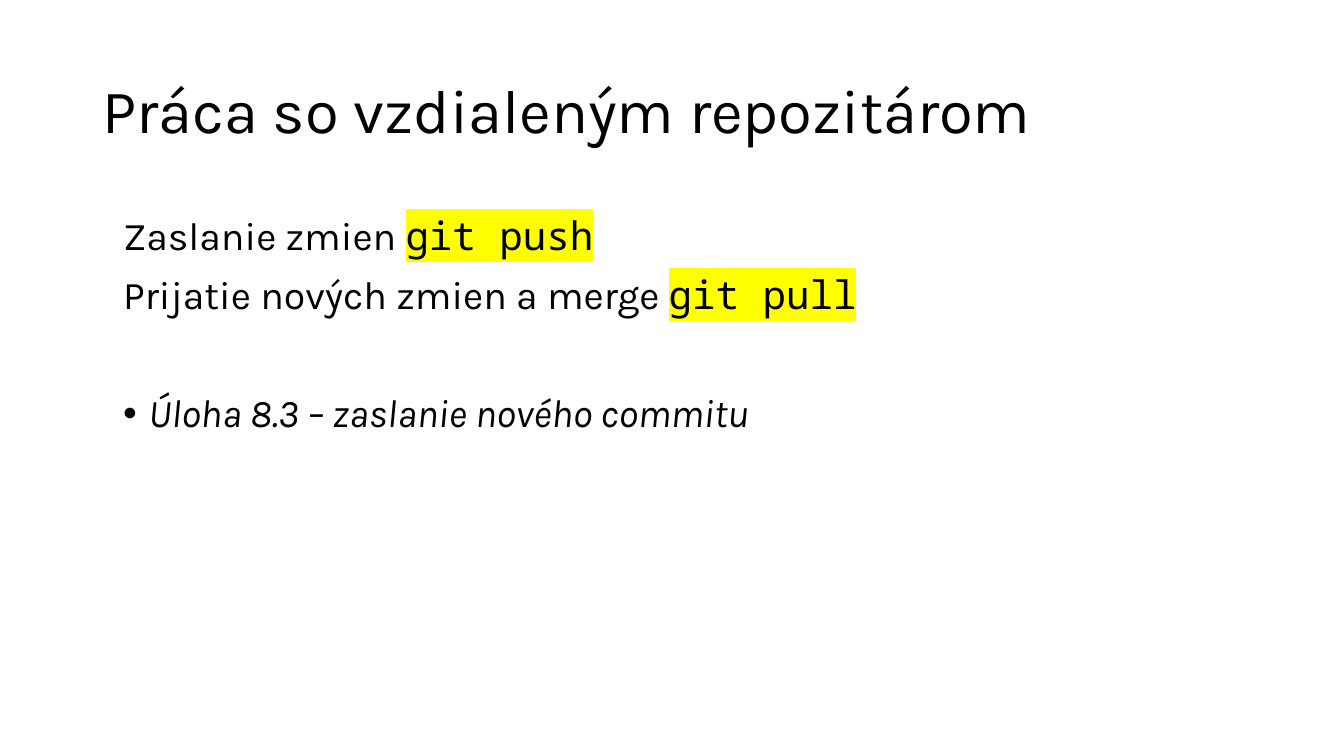
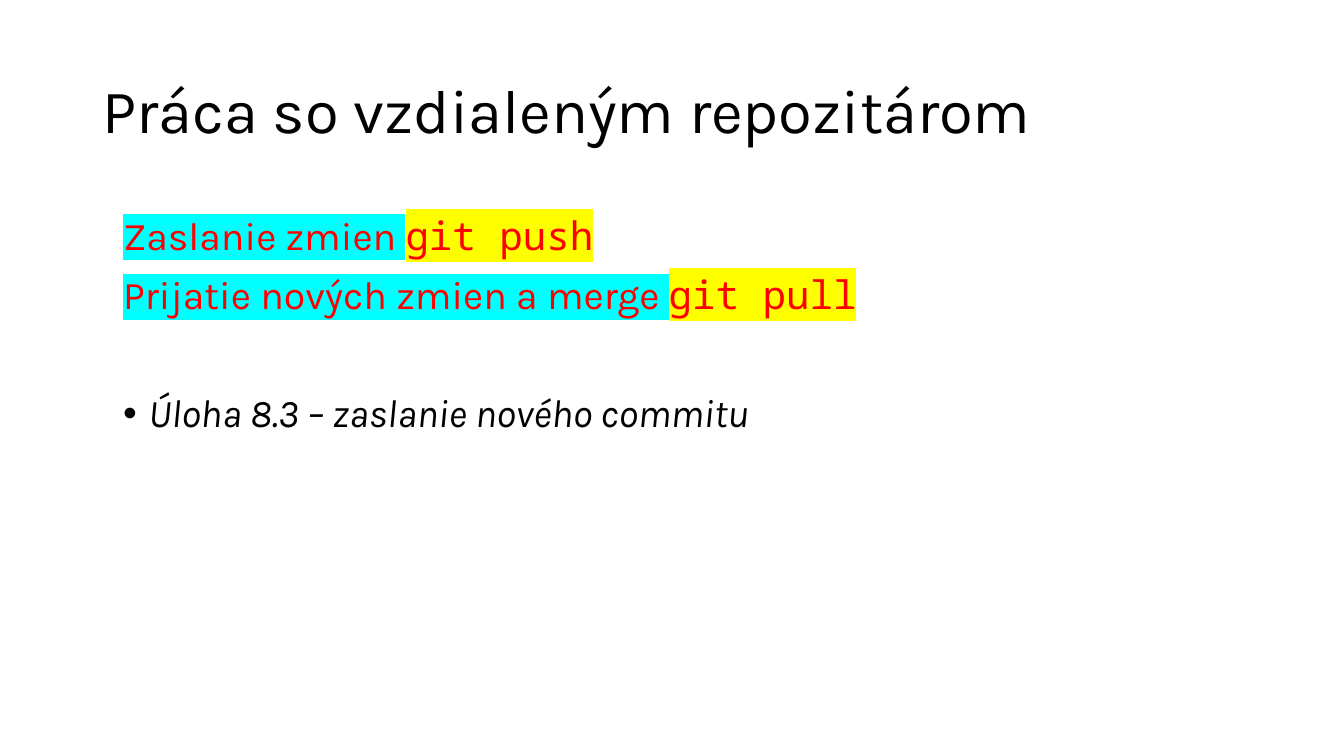
Before and after one commit to wagjo/oop, a slide deck: slide 4 of prezentacie/p08w.pptx. Drawn at 1344x756 pixels with LibreOffice and Linux fonts; fonts in the diff are those of the drawing. Boxes give left, top, right and bottom in pixels: in the first picture for what was removed or moved away, otherwise in the second. Text is boxed around its words. In the diff, an @@ line names an element or a change of style, - is before the commit and + after.

```diff
--- a/prezentacie/p08w.pptx
+++ b/prezentacie/p08w.pptx
@@ text at [123, 220, 857, 320]: text colour #000000 to #FF0000 in "Zaslanie zmien git push", "Prijatie nových zmien a merge git pull"; highlight none to #00FFFF in "Zaslanie zmien", "Prijatie nových zmien a merge" @@
```
Also in this commit, not shown: 2 other slides changed, 9 other files.
